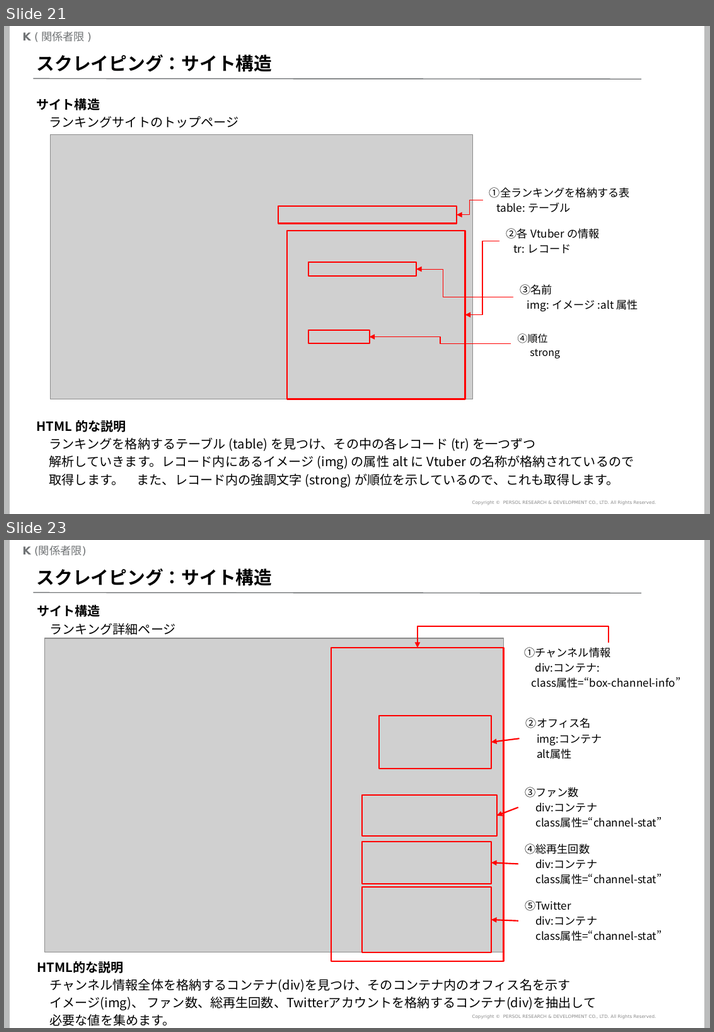
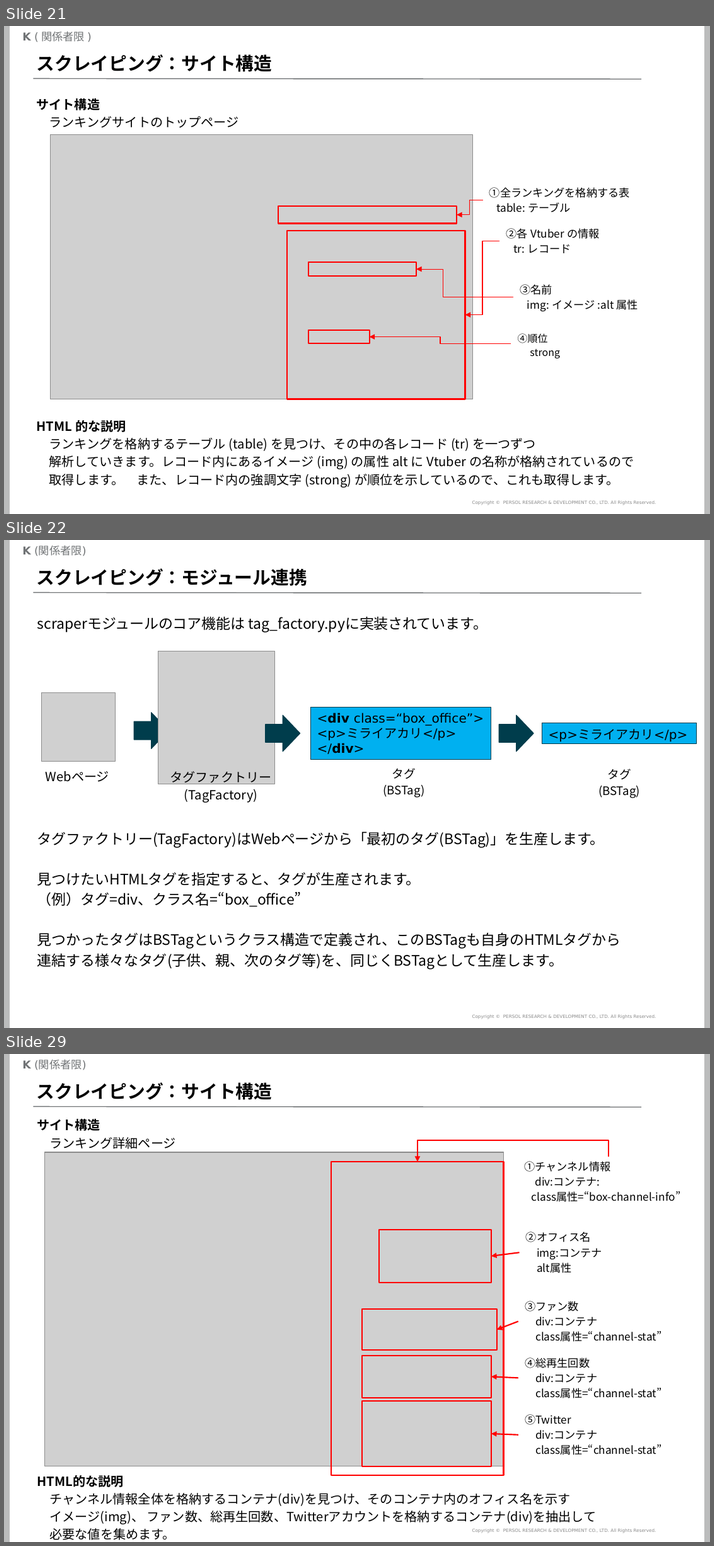
Before and after one commit to mogrodown/python_session, a slide deck: doc/python中級講座_2020.pptx. Shown one above the other, each under a label of ours: slides 21 and 23 before the commit, slides 21, 22 and 29 after it; the slides between them are not shown. The pictures are 714x1032 and 714x1546 pixels, drawn with LibreOffice and Linux fonts; fonts in the diff are those of the drawing; grey boxes stand for pictures; background and template pictures are left out. Boxes give left, top, right and bottom in pixels: in the first picture for what was removed or moved away, otherwise in the second. Text is boxed around its words. In the diff, an @@ line names an element or a change of style, - is before the commit and + after.

```diff
--- a/doc/python中級講座_2020.pptx
+++ b/doc/python中級講座_2020.pptx
@@ slide 22 added at (4, 540, 710, 1028), background #FFFFFF; not listed: 5 template elements that a slide beside it also shows @@
@@ title added at (37, 568, 307, 586), 20 pt, text #000000, bold @@
+スクレイピング：モジュール連携
@@ text added at (37, 616, 487, 633), 16 pt, text #000000 @@
+scraperモジュールのコア機能は tag_factory.pyに実装されています。
@@ picture added at (158, 652, 274, 784) @@
@@ picture added at (42, 693, 116, 762) @@
@@ rectangle added at (310, 708, 491, 760), fill #00B0F0, outline #003C4A 0.75 pt, 14 pt, text #000000 @@
+<div class=“box_office”>
+<p>ミライアカリ</p>
+</div>
@@ right arrow added at (134, 713, 168, 749), fill #003D4C, outline #003C4A 0.75 pt @@
@@ right arrow added at (265, 715, 300, 752), fill #003D4C, outline #003C4A 0.75 pt @@
@@ right arrow added at (499, 715, 534, 752), fill #003D4C, outline #003C4A 0.75 pt @@
@@ rectangle added at (541, 723, 696, 743), fill #00B0F0, outline #003C4A 0.75 pt, 14 pt, text #000000 @@
+<p>ミライアカリ</p>
@@ text added at (46, 771, 109, 782), 14 pt, text #000000 @@
+Webページ
@@ text added at (170, 771, 272, 803), 14 pt, text #000000 @@
+タグファクトリー
+(TagFactory)
@@ text added at (383, 768, 424, 798), 12.9 pt, text #000000 @@
+タグ
+(BSTag)
@@ text added at (598, 769, 640, 798), 12.9 pt, text #000000 @@
+タグ
+(BSTag)
@@ text added at (37, 832, 621, 969), 16 pt, text #000000 @@
+タグファクトリー(TagFactory)はWebページから「最初のタグ(BSTag)」を生産します。
+見つけたいHTMLタグを指定すると、タグが生産されます。
+（例）タグ=div、クラス名=“box_office”
+見つかったタグはBSTagというクラス構造で定義され、このBSTagも自身のHTMLタグから
+連結する様々なタグ(子供、親、次のタグ等)を、同じくBSTagとして生産します。
@@ what was slide 23 is now slide 29 @@
```
Also in this commit, not shown: 13 slides changed, 11 other slides added, 1 slide removed, 5 other files.
